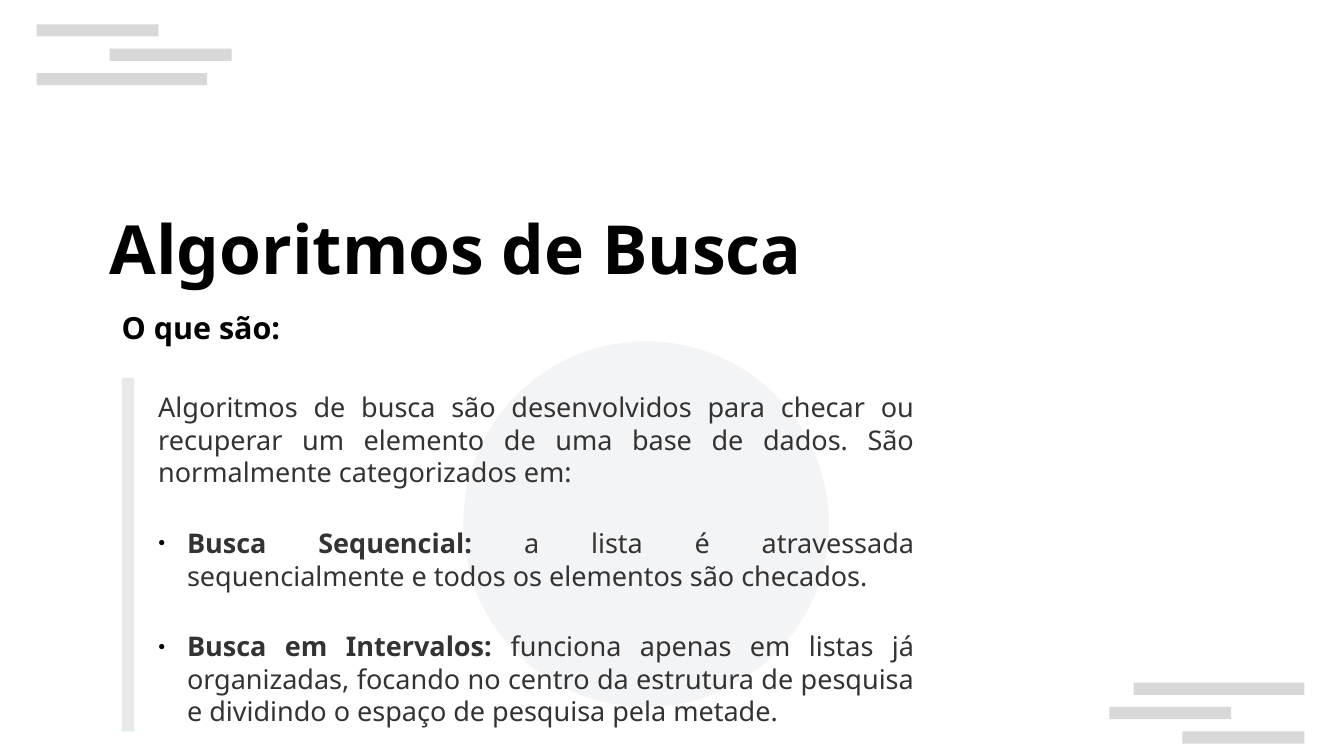
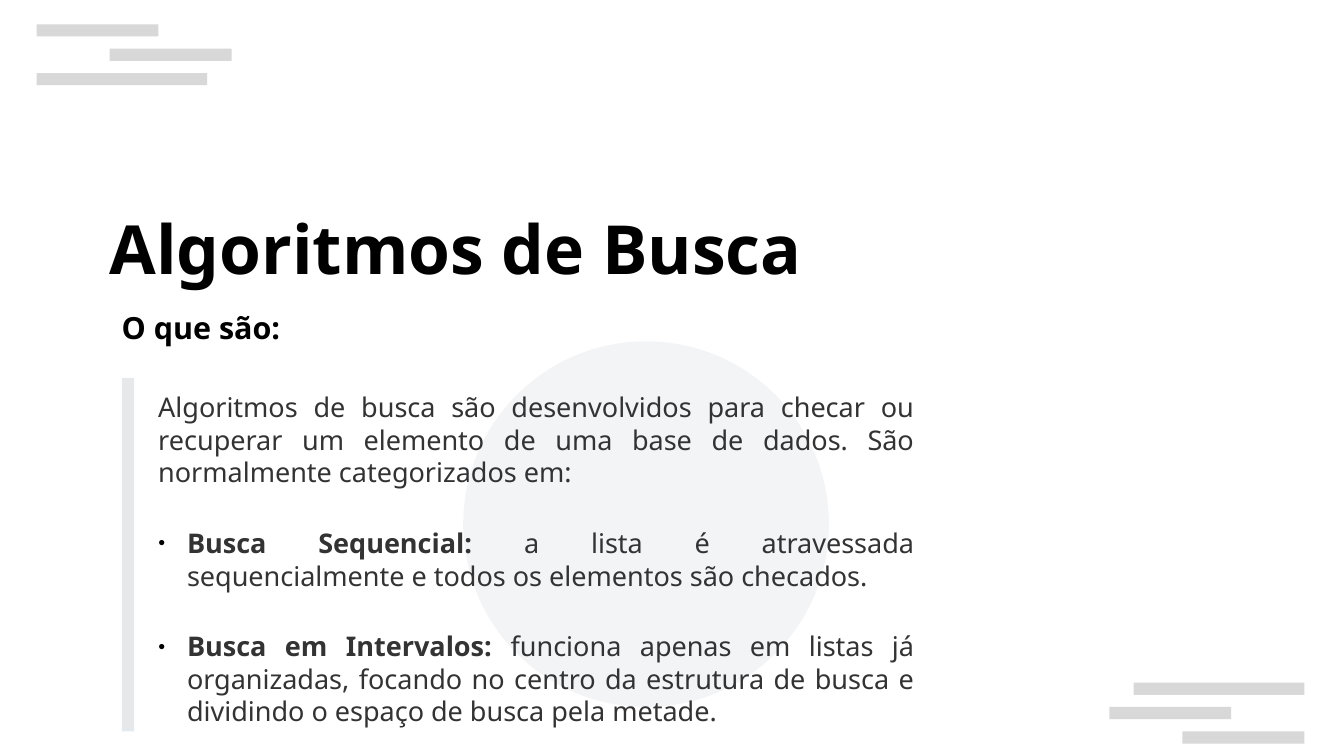
Before and after one commit to ArtMor2020/Ternary-Search, a slide deck: slide 2 of Apresentação Ternary Search.odp. Drawn at 1344x756 pixels with LibreOffice and Linux fonts; fonts in the diff are those of the drawing; background and template pictures are left out. Boxes give left, top, right and bottom in pixels: in the first picture for what was removed or moved away, otherwise in the second. Text is boxed around its words. In the diff, an @@ line names an element or a change of style, - is before the commit and + after.

Commit message:
final-final

```diff
--- a/Apresentação Ternary Search.odp
+++ b/Apresentação Ternary Search.odp
@@ text at bbox=[187, 635, 914, 728]: text changed @@
-● Busca em Intervalos: funciona apenas em listas já organizadas, focando no centro da estrutura de pesquisa e dividindo o espaço de pesquisa pela metade.
+● Busca em Intervalos: funciona apenas em listas já organizadas, focando no centro da estrutura de busca e dividindo o espaço de busca pela metade.
```
